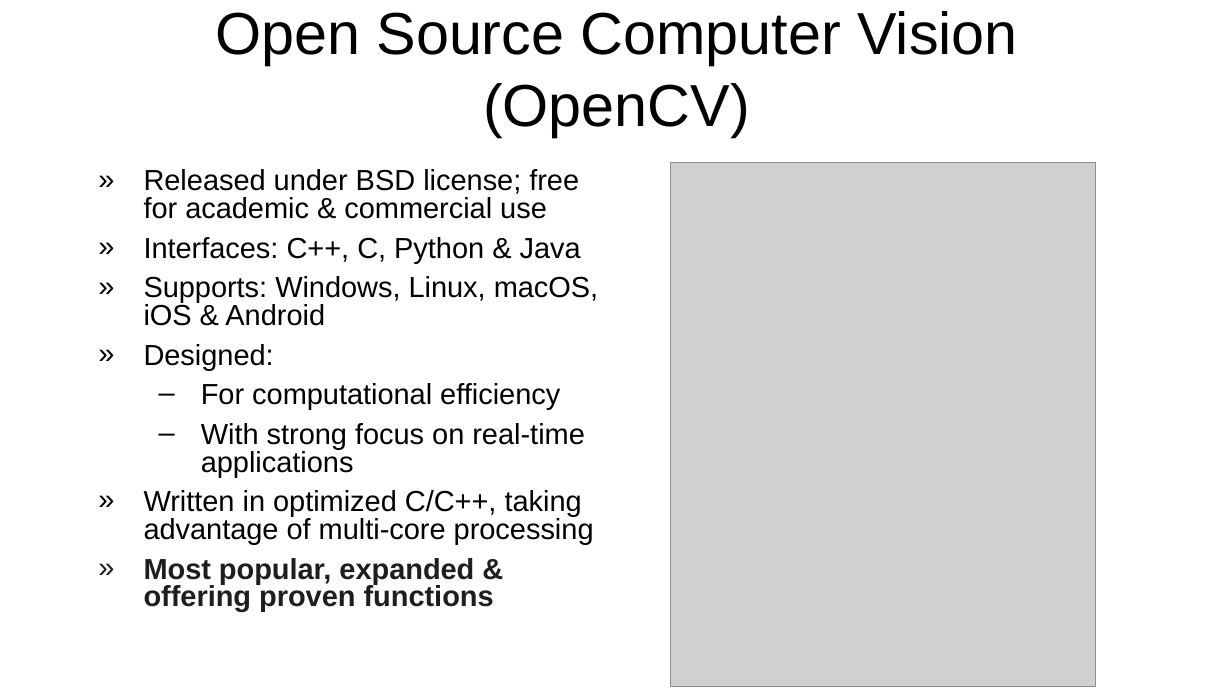
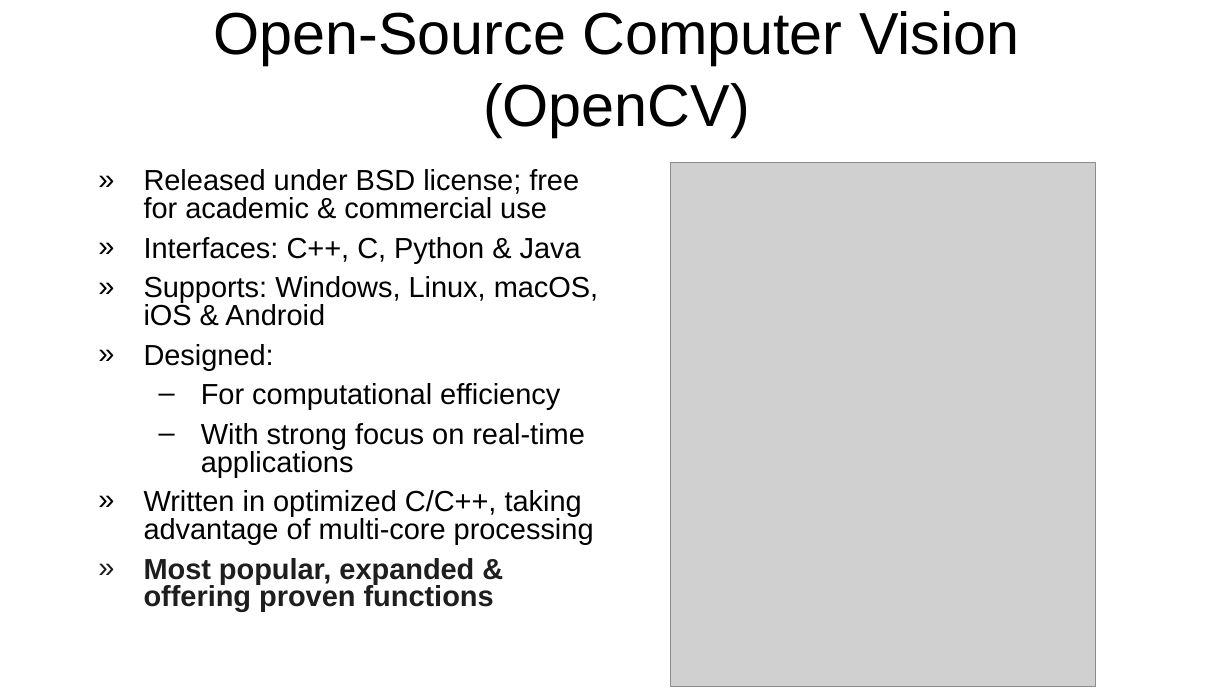
Before and after one commit to miklesz/Courses, a slide deck: slide 7 of Advanced Multimedia Information Processing and Communications/01-02 (10-11) Image Processing Software/Image Processing Software.pptx. Drawn at 1232x693 pixels with LibreOffice and Linux fonts; fonts in the diff are those of the drawing; grey boxes stand for pictures. Boxes give left, top, right and bottom in pixels: in the first picture for what was removed or moved away, otherwise in the second. Text is boxed around its words. In the diff, an @@ line names an element or a change of style, - is before the commit and + after.

```diff
--- a/Advanced Multimedia Information Processing and Communications/01-02 (10-11) Image Processing Software/Image Processing Software.pptx
+++ b/Advanced Multimedia Information Processing and Communications/01-02 (10-11) Image Processing Software/Image Processing Software.pptx
@@ title at (213,11,1019,136): text changed @@
-Open Source Computer Vision (OpenCV)
+Open-Source Computer Vision (OpenCV)
```
Also in this commit, not shown: 2 other slides changed, 4 other files.
